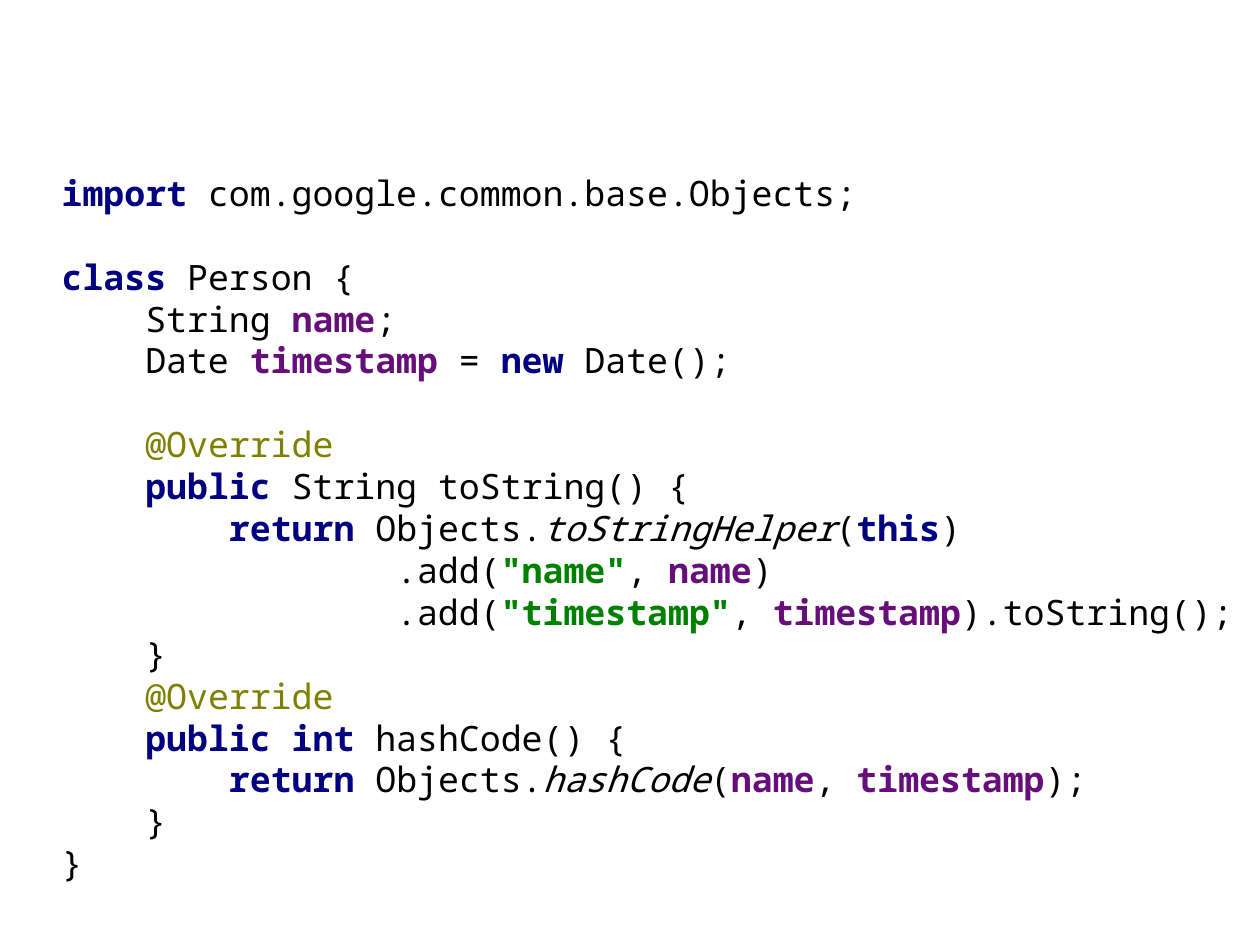
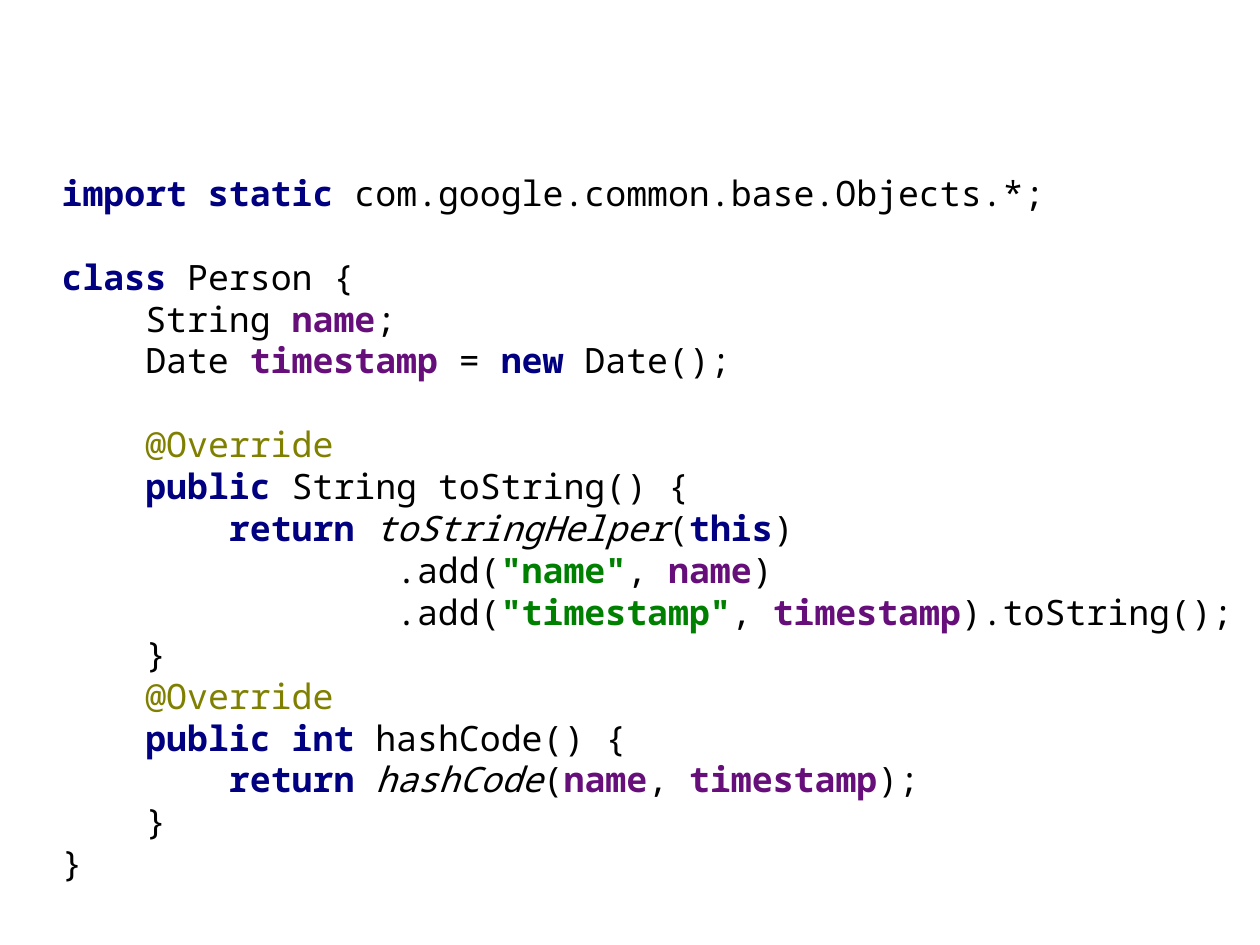
Before and after one commit to HamletDRC/presentations, a slide deck: slide 54 of javaboilerplatebusters/BoilerPlateBusters_33rdDegree.odp (slide 56 before the commit). Drawn at 1260x945 pixels with LibreOffice and Linux fonts; fonts in the diff are those of the drawing; background and template pictures are left out. Boxes give left, top, right and bottom in pixels: in the first picture for what was removed or moved away, otherwise in the second. Text is boxed around its words. In the diff, an @@ line names an element or a change of style, - is before the commit and + after.

```diff
--- a/javaboilerplatebusters/BoilerPlateBusters_33rdDegree.odp
+++ b/javaboilerplatebusters/BoilerPlateBusters_33rdDegree.odp
@@ subtitle at <box>62,179,1044,215</box>: text changed @@
-import com.google.common.base.Objects;
+import static com.google.common.base.Objects.*;
@@ subtitle at <box>229,507,794,550</box>: text changed; italic on @@
-return Objects.toStringHelper(this)
+return toStringHelper(this)
@@ subtitle at <box>229,765,919,801</box>: text changed; text colour #000000 to #660E7A; bold on @@
-return Objects.hashCode(name, timestamp);
+return hashCode(name, timestamp);
```
Also in this commit, not shown: 29 other slides changed, 1 slide added, 2 slides removed.
